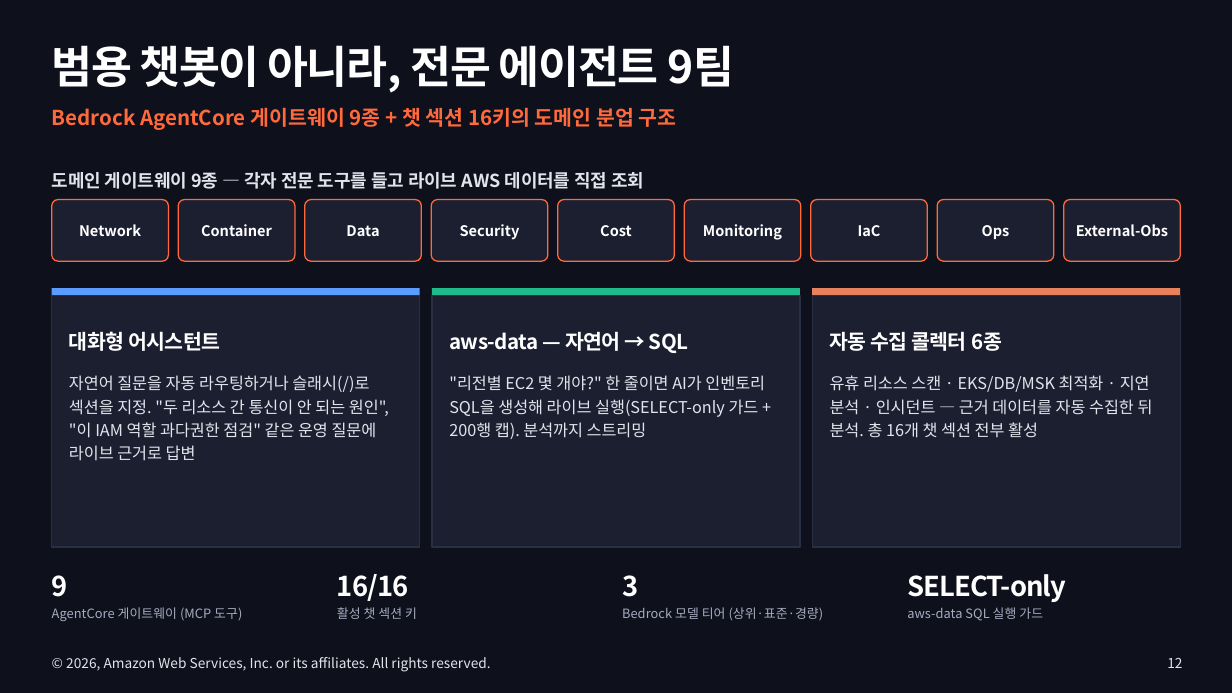
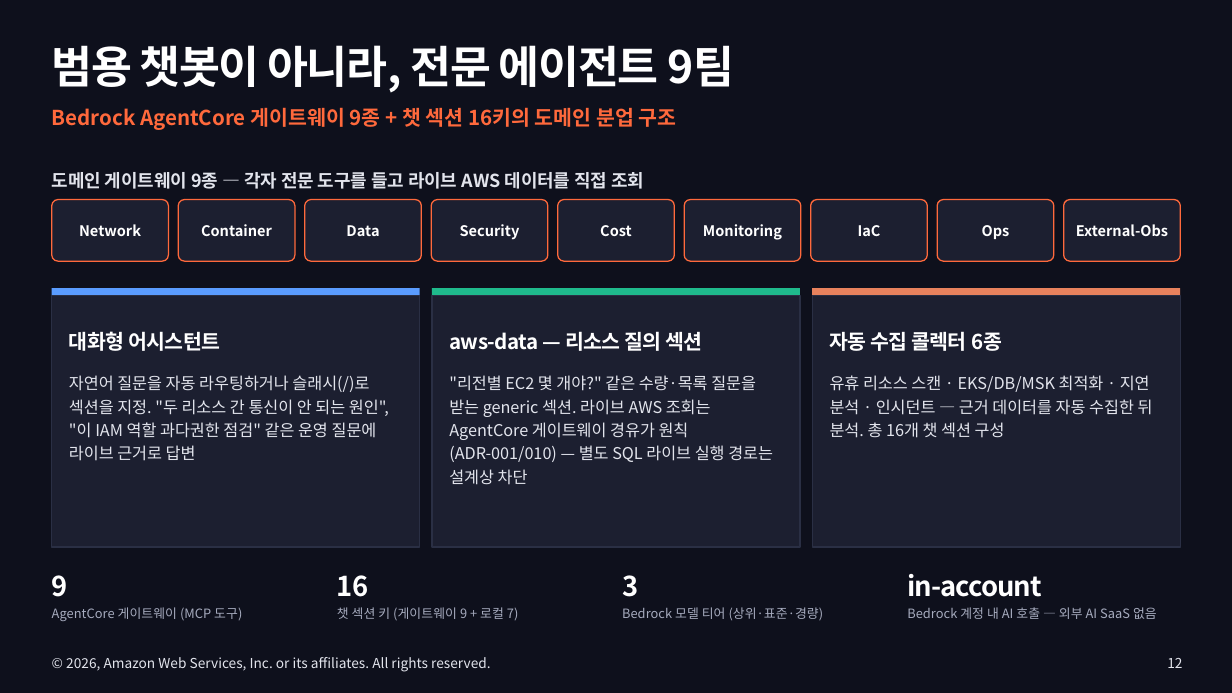
Before and after one commit to Atom-oh/awsops, a slide deck: slide 12 of docs-site/static/presentation/awsops-intro/awsops-intro.pptx. Drawn at 1232x693 pixels with LibreOffice and Linux fonts; fonts in the diff are those of the drawing. Boxes give left, top, right and bottom in pixels: in the first picture for what was removed or moved away, otherwise in the second. Text is boxed around its words. In the diff, an @@ line names an element or a change of style, - is before the commit and + after.

```diff
--- a/docs-site/static/presentation/awsops-intro/awsops-intro.pptx
+++ b/docs-site/static/presentation/awsops-intro/awsops-intro.pptx
@@ text at [449, 331, 702, 351]: text changed @@
-aws-data — 자연어 → SQL
+aws-data — 리소스 질의 섹션
@@ text at [449, 375, 773, 485]: text changed @@
-"리전별 EC2 몇 개야?" 한 줄이면 AI가 인벤토리 SQL을 생성해 라이브 실행(SELECT-only 가드 + 200행 캡). 분석까지 스트리밍
+"리전별 EC2 몇 개야?" 같은 수량·목록 질문을 받는 generic 섹션. 라이브 AWS 조회는 AgentCore 게이트웨이 경유가 원칙(ADR-001/010) — 별도 SQL 라이브 실행 경로는 설계상 차단
@@ text at [830, 375, 1153, 438]: text changed @@
-유휴 리소스 스캔 · EKS/DB/MSK 최적화 · 지연 분석 · 인시던트 — 근거 데이터를 자동 수집한 뒤 분석. 총 16개 챗 섹션 전부 활성
+유휴 리소스 스캔 · EKS/DB/MSK 최적화 · 지연 분석 · 인시던트 — 근거 데이터를 자동 수집한 뒤 분석. 총 16개 챗 섹션 구성
@@ text at [337, 575, 368, 597]: text changed @@
-16/16
+16
@@ text at [907, 574, 1042, 597]: text changed @@
-SELECT-only
+in-account
@@ text at [337, 607, 519, 621]: text changed @@
-활성 챗 섹션 키
+챗 섹션 키 (게이트웨이 9 + 로컬 7)
@@ text at [907, 607, 1157, 619]: text changed @@
-aws-data SQL 실행 가드
+Bedrock 계정 내 AI 호출 — 외부 AI SaaS 없음
```
Also in this commit, not shown: 7 other slides changed, 5 other files.
